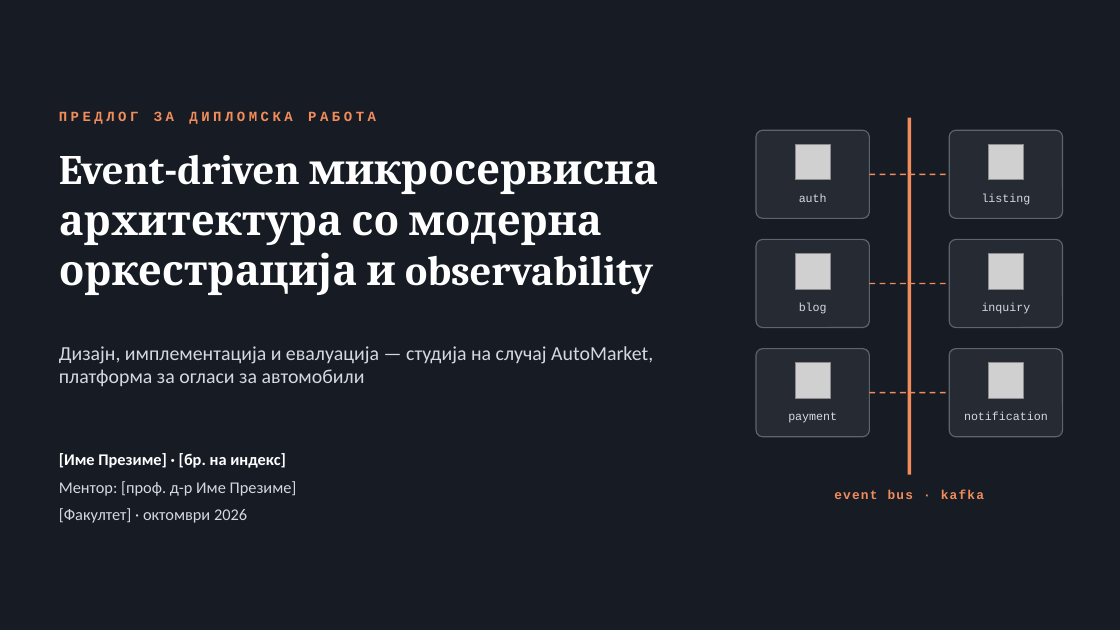
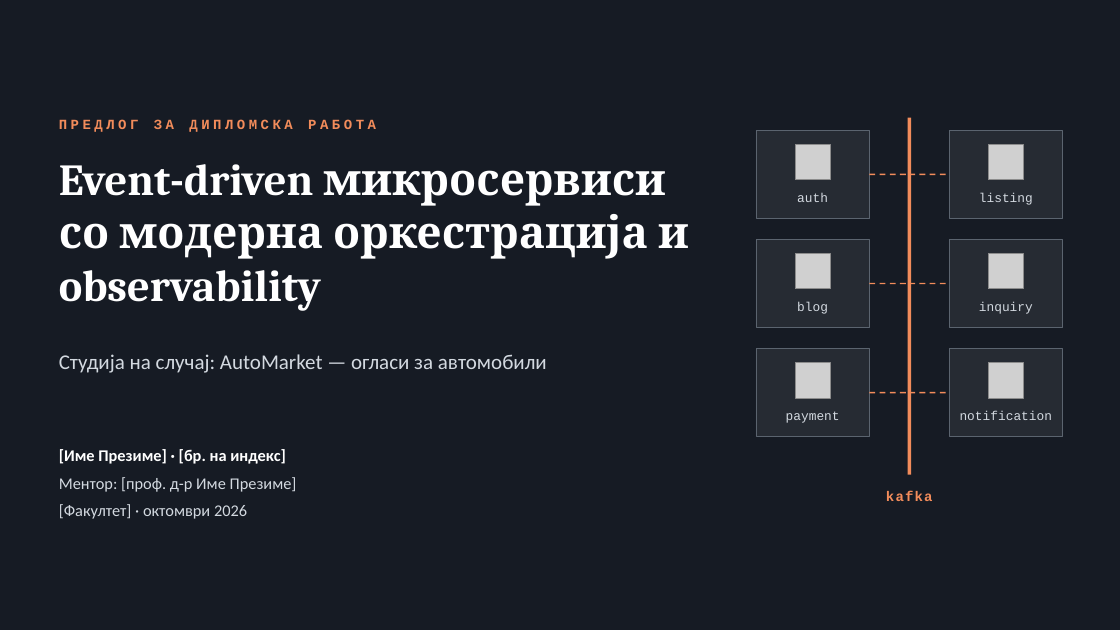
Before and after one commit to Dkostoski30/automarket2-be, a slide deck: slide 1 of docs/predlog.pptx. Drawn at 1120x630 pixels with LibreOffice and Linux fonts; fonts in the diff are those of the drawing; grey boxes stand for pictures. Boxes give left, top, right and bottom in pixels: in the first picture for what was removed or moved away, otherwise in the second. Text is boxed around its words. In the diff, an @@ line names an element or a change of style, - is before the commit and + after.

```diff
--- a/docs/predlog.pptx
+++ b/docs/predlog.pptx
@@ text "ПРЕДЛОГ ЗА ДИПЛОМСКА РАБОТА": place and size @@
-text "ПРЕДЛОГ ЗА ДИПЛОМСКА РАБОТА" at <box>59,111,376,124</box>
+text "ПРЕДЛОГ ЗА ДИПЛОМСКА РАБОТА" at <box>59,119,376,132</box>
@@ title at <box>59,164,689,311</box>: text changed; size 36 to 38 pt @@
-Event-driven микросервисна архитектура со модерна оркестрација и observability
+Event-driven микросервиси со модерна оркестрација и observability
@@ text at <box>59,354,547,373</box>: text changed; size 17 to 18 pt @@
-Дизајн, имплементација и евалуација — студија на случај AutoMarket, платформа за огласи за автомобили
+Студија на случај: AutoMarket — огласи за автомобили
@@ rounded rectangle to rectangle; outline #5B646F 1 pt to #5B646F 0.75 pt in 6 elements at <box>756,130,870,218</box>, <box>949,130,1063,218</box>, <box>756,239,870,328</box>, <box>949,239,1063,328</box>, <box>756,349,870,437</box>, <box>949,349,1063,437</box> @@
@@ size 10 to 11 pt in 6 elements at <box>797,193,828,202</box>, <box>979,193,1033,205</box>, <box>797,302,828,314</box>, <box>979,302,1033,314</box>, <box>786,411,840,423</box>, <box>960,411,1053,420</box> @@
@@ text "[Име Презиме] · [бр. на ...": place and size @@
-text "[Име Презиме] · [бр. на ..." at <box>59,453,297,523</box>
+text "[Име Презиме] · [бр. на ..." at <box>59,449,297,519</box>
@@ text at <box>886,491,933,501</box>: text changed; size 11 to 12 pt @@
-event bus · kafka
+kafka
```
Also in this commit, not shown: 1 other slide changed, 5 slides added, 15 slides removed, 1 other file.
